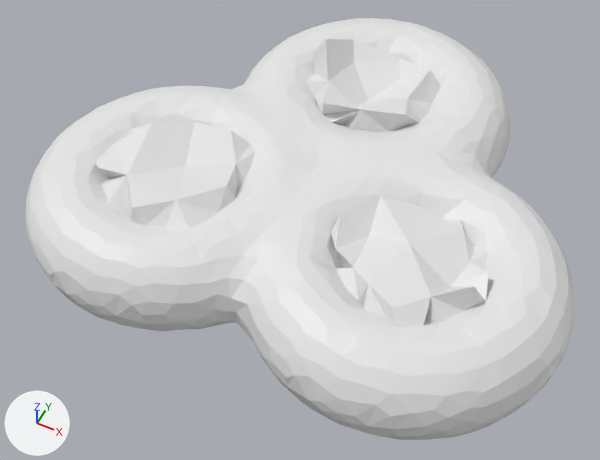
Two versions of the OBJ model data/genus3.obj, one commit apart.
The view is the same before and after, from a camera (50 mm lens) standing at (0.91, -2.09, 2.22) and looking at (-0.04, -0.2, -0.14). The axes (+X, +Y, +Z) are drawn at lower left. The lights are the same throughout. Where no turn or scale is listed for an object, it has been applied to the vertices.

The first picture shows 'genus3'.
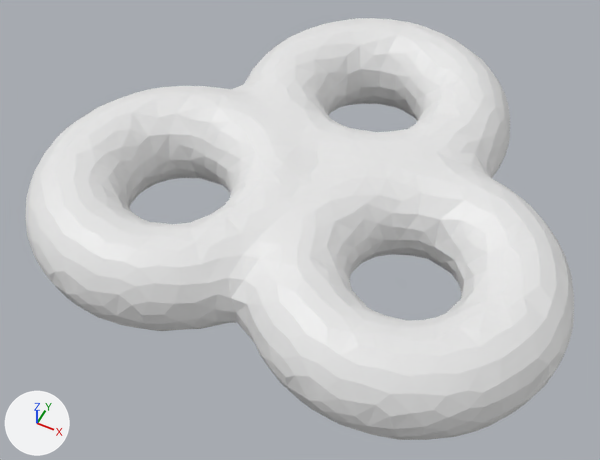
Boxes (x1, y1, x2, y2) around the edits, measured in the pictures (600 x 460 px):
part 1 of me_genus3, built on
    before: (96, 122, 255, 228)
    after: (96, 129, 251, 228)
part 2 of me_genus3, built on
    before: (306, 39, 441, 132)
    after: (306, 46, 432, 129)
part 3 of me_genus3, built on
    before: (331, 196, 489, 327)
    after: (336, 203, 488, 327)

Diff of the bpy script that builds the scene:
```diff
--- a/data/genus3.obj.py
+++ b/data/genus3.obj.py
@@ me_genus3 @@
 # used by ob_genus3; location = (0.0, 0.0, 0.0)
-me_genus3.from_pydata(...)  # 1638 vertices, 3274 faces; spans x -1.0..1.0, y -0.93..0.93, z -0.27..0.28
+me_genus3.from_pydata(...)  # 1782 vertices, 3572 faces; spans x -1.0..1.0, y -0.93..0.93, z -0.19..0.19
+# me_genus3 part 1: 26 vertices removed from x -0.69..-0.22, y -0.65..-0.1, z -0.24..0.25; 90 vertices added at x -0.68..-0.22, y -0.61..-0.16, z -0.12..0.14
+# me_genus3 part 2: 1 vertex moved from x 0.14, y 0.19, z -0.23 to x 0.17, y 0.24, z -0.11; 31 vertices removed from x -0.28..0.29, y 0.11..0.63, z -0.27..0.28; 74 vertices added at x -0.23..0.23, y 0.16..0.58, z -0.13..0.11
+# me_genus3 part 3: 32 vertices removed from x 0.19..0.7, y -0.64..-0.12, z -0.23..0.24; 69 vertices added at x 0.24..0.66, y -0.61..-0.18, z -0.1..0.14
```
